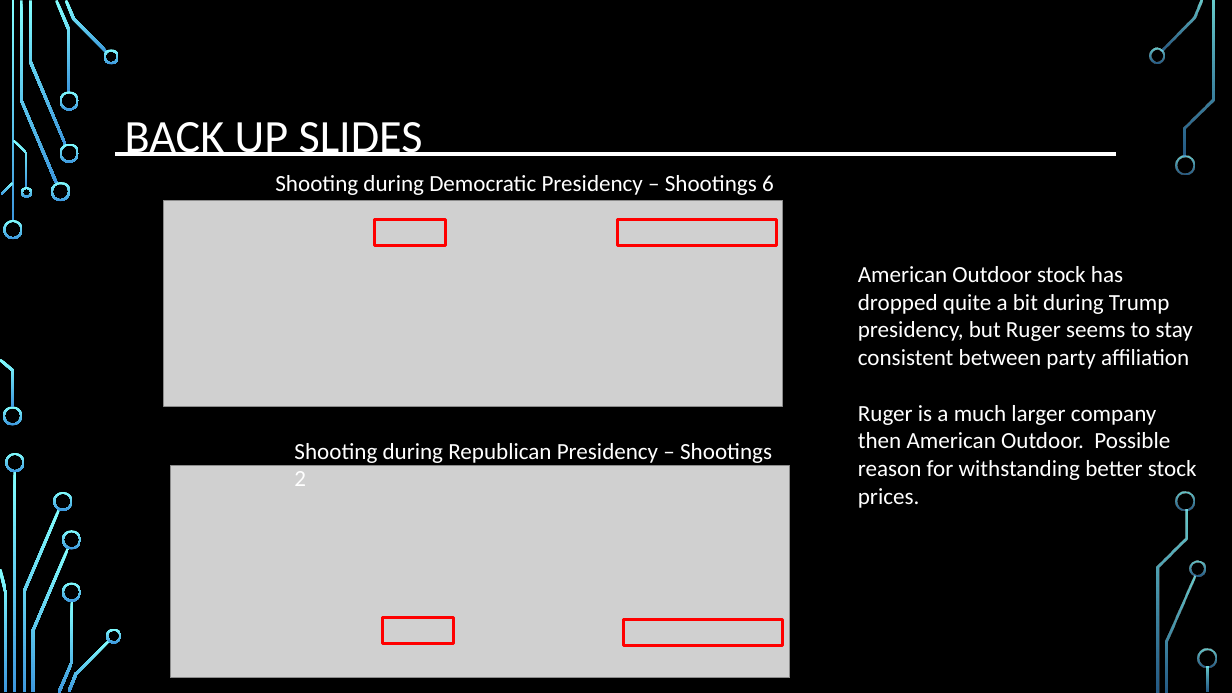
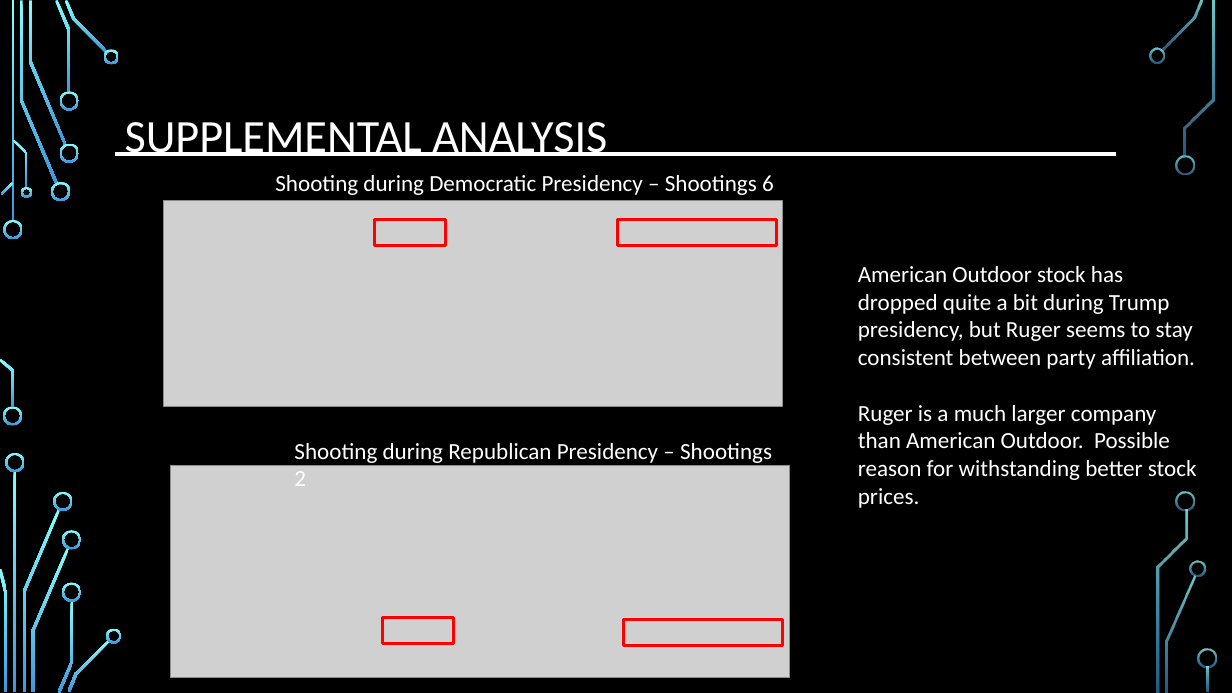
Before and after one commit to djserna/7330-Group-Project, a slide deck: slide 23 of Presentation/MSDS_7330_Group_Project_Presentation.pptx. Drawn at 1232x693 pixels with LibreOffice and Linux fonts; fonts in the diff are those of the drawing; grey boxes stand for pictures; background and template pictures are left out. Boxes give left, top, right and bottom in pixels: in the first picture for what was removed or moved away, otherwise in the second. Text is boxed around its words. In the diff, an @@ line names an element or a change of style, - is before the commit and + after.

Commit message:
fixed grammar issue and renamed backup slides to supplemental analysis.

```diff
--- a/Presentation/MSDS_7330_Group_Project_Presentation.pptx
+++ b/Presentation/MSDS_7330_Group_Project_Presentation.pptx
@@ title at <box>125,122,607,156</box>: text changed @@
-BACK UP SLIDES
+SUPPLEMENTAL ANALYSIS
@@ text at <box>858,266,1197,508</box>: text changed @@
-American Outdoor stock has dropped quite a bit during Trump presidency, but Ruger seems to stay consistent between party affiliation
-Ruger is a much larger company then American Outdoor. Possible reason for withstanding better stock prices.
+American Outdoor stock has dropped quite a bit during Trump presidency, but Ruger seems to stay consistent between party affiliation.
+Ruger is a much larger company than American Outdoor. Possible reason for withstanding better stock prices.
```
Also in this commit, not shown: 1 other slide changed.
